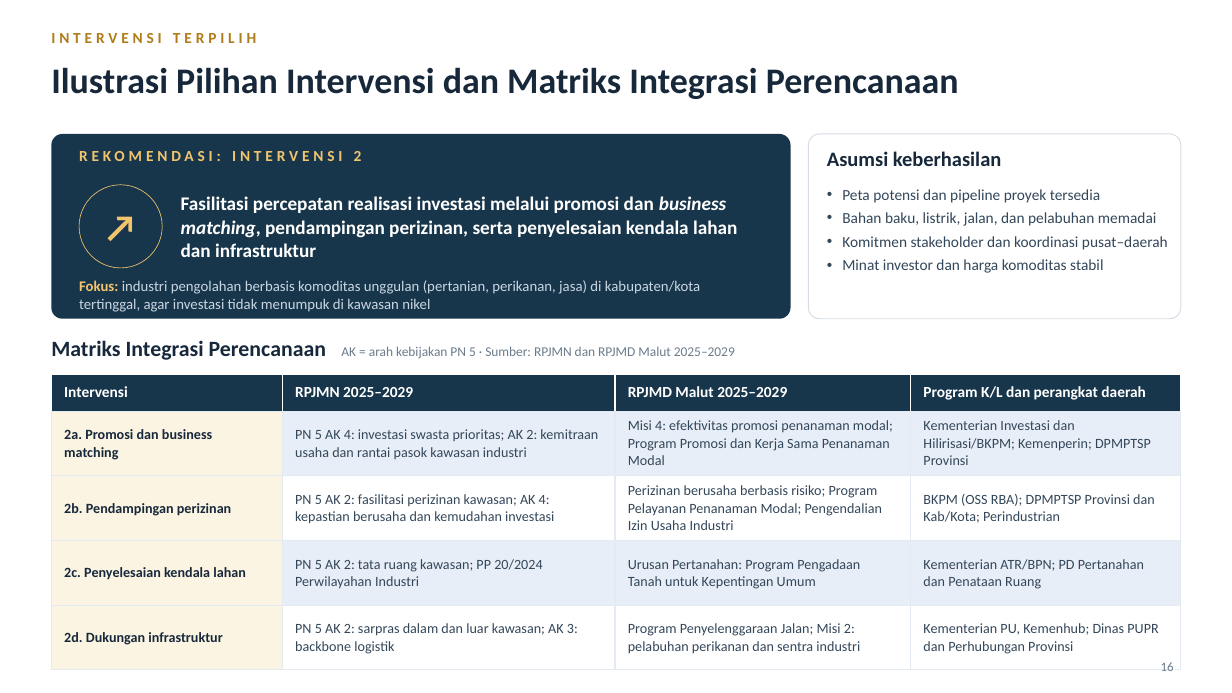
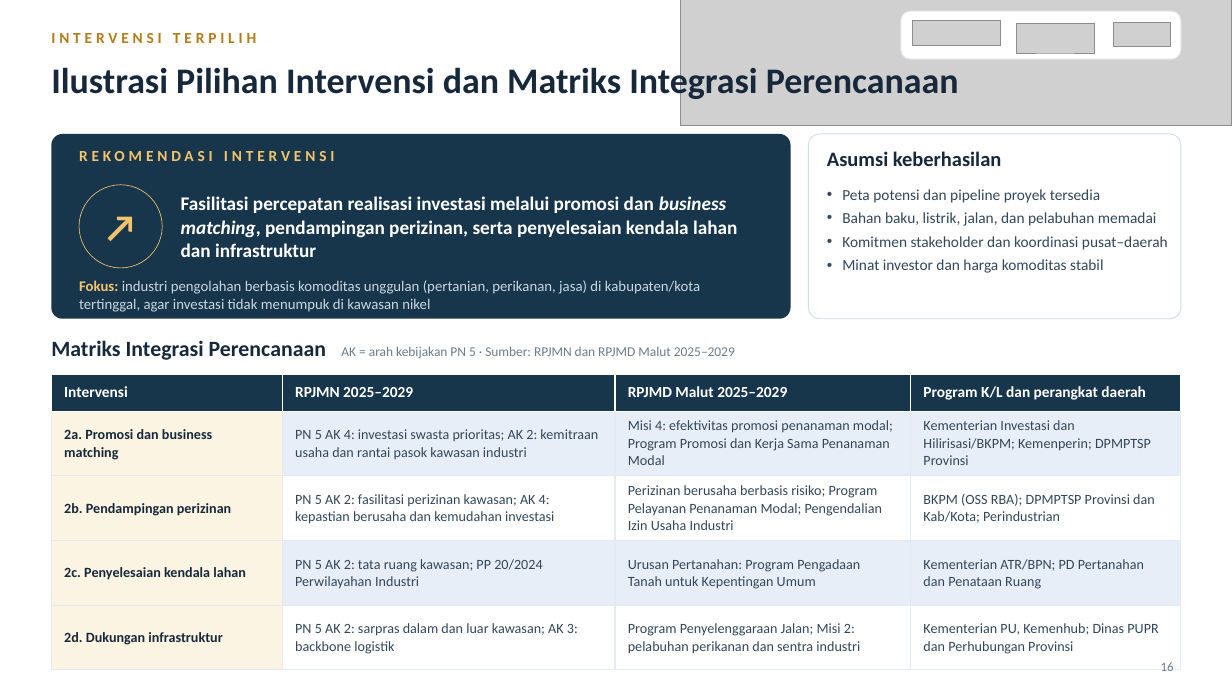
Before and after one commit to mhmmdzdn/disparitas-ekonomi-maluku-utara, a slide deck: slide 16 of Disparitas_Ekonomi_Maluku_Utara.pptx. Drawn at 1232x693 pixels with LibreOffice and Linux fonts; fonts in the diff are those of the drawing; grey boxes stand for pictures. Boxes give left, top, right and bottom in pixels: in the first picture for what was removed or moved away, otherwise in the second. Text is boxed around its words. In the diff, an @@ line names an element or a change of style, - is before the commit and + after.

Commit message:
Update label rekomendasi intervensi dan berkas presentasi PPTX

```diff
--- a/Disparitas_Ekonomi_Maluku_Utara.pptx
+++ b/Disparitas_Ekonomi_Maluku_Utara.pptx
@@ picture added at (x1=680, y1=0, x2=1232, y2=126) @@
@@ rounded rectangle added at (x1=901, y1=11, x2=1181, y2=59), fill #FFFFFF, outline #E3E8ED 0.75 pt @@
@@ picture added at (x1=913, y1=20, x2=1001, y2=45) @@
@@ picture added at (x1=1017, y1=23, x2=1095, y2=53) @@
@@ picture added at (x1=1114, y1=22, x2=1171, y2=47) @@
@@ text at (x1=79, y1=151, x2=334, y2=161): text changed @@
-REKOMENDASI: INTERVENSI 2
+REKOMENDASI INTERVENSI
@@ table at (x1=52, y1=374, x2=1181, y2=658) @@
@@ borders changed @@
```
Also in this commit, not shown: 11 other slides changed, 1 slide removed, 1 other file.
